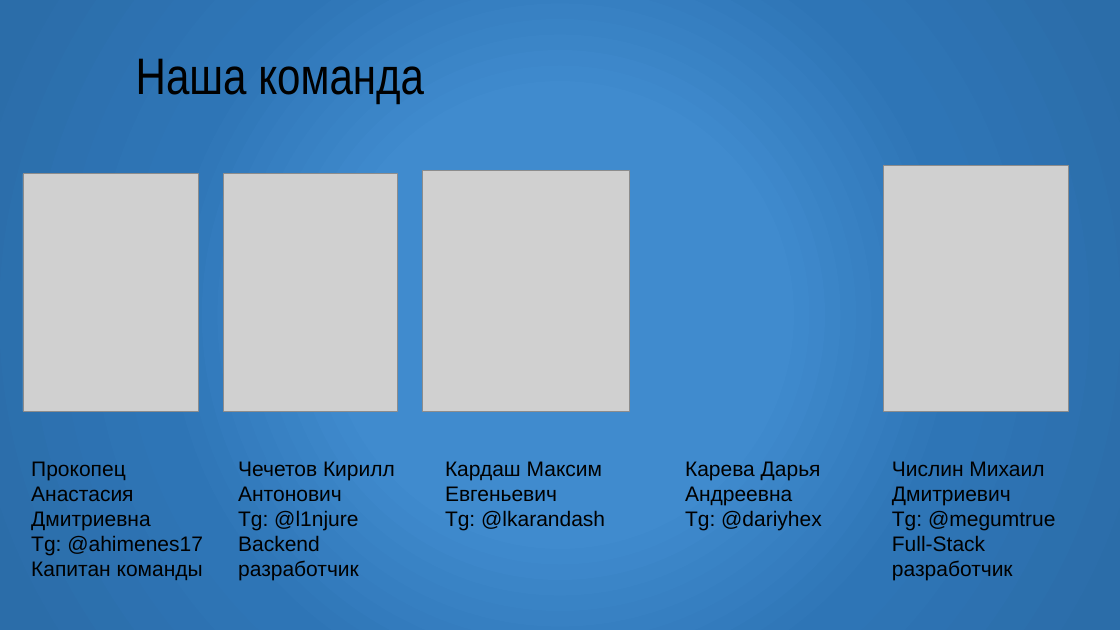
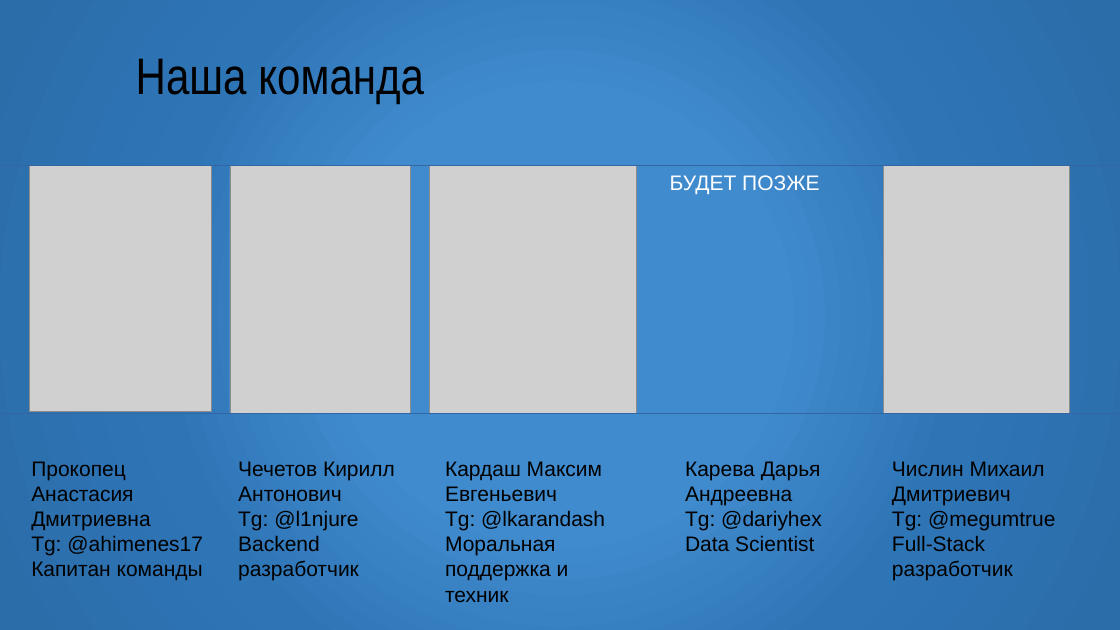
Before and after one commit to Ahimenes17/Airton-2024.10, a slide deck: slide 2 of Мастера Воздушного Кода.pptx. Drawn at 1120x630 pixels with LibreOffice and Linux fonts; fonts in the diff are those of the drawing; grey boxes stand for pictures; background and template pictures are left out. Boxes give left, top, right and bottom in pixels: in the first picture for what was removed or moved away, otherwise in the second. Text is boxed around its words. In the diff, an @@ line names an element or a change of style, - is before the commit and + after.

Commit message:
update presentation

```diff
--- a/Мастера Воздушного Кода.pptx
+++ b/Мастера Воздушного Кода.pptx
@@ line added from (0, 166) to (1120, 166), #3465A4 0 pt @@
@@ picture: place and size @@
-picture at <box>23,174,198,412</box>
+picture at <box>29,166,211,412</box>
@@ picture: place and size @@
-picture at <box>223,174,397,412</box>
+picture at <box>230,166,411,413</box>
@@ picture: place and size @@
-picture at <box>423,171,629,411</box>
+picture at <box>429,166,636,413</box>
@@ text added at <box>670,175,819,194</box>, 18 pt, text #FFFFFF @@
+БУДЕТ ПОЗЖЕ
@@ line added from (0, 413) to (1120, 413), #3465A4 0 pt @@
@@ text at <box>445,536,569,602</box>: paragraph added @@
+Моральная поддержка и техник
@@ text at <box>685,535,814,551</box>: paragraph added @@
+Data Scientist
```
Also in this commit, not shown: 7 other slides changed.
